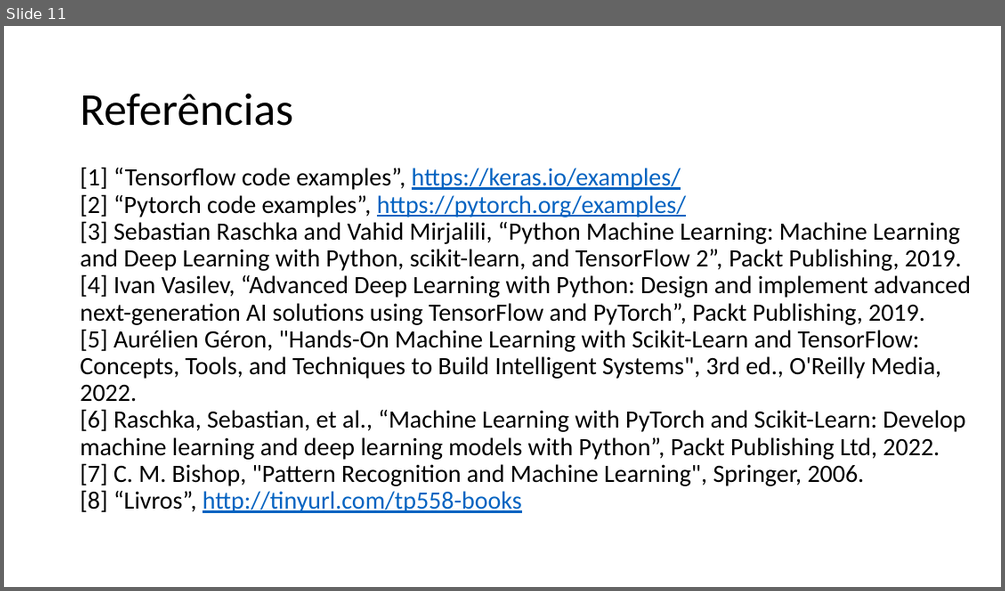
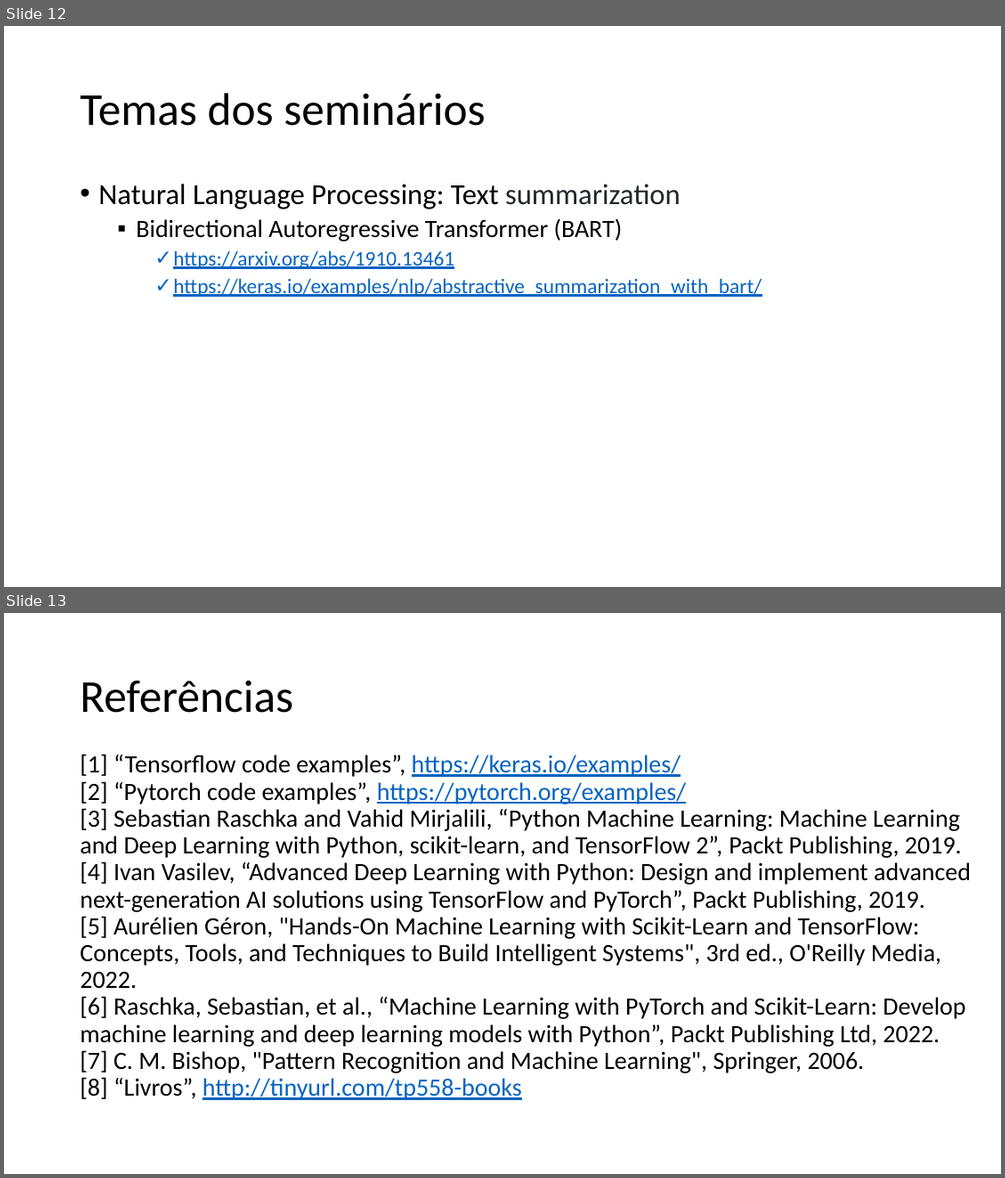
Before and after one commit to zz4fap/tp558-adv-ml, a slide deck: slides/TP558_1_Introdução_ao_curso.pptx. Shown one above the other, each under a label of ours: slide 11 before the commit, slides 12 and 13 after it. The pictures are 1005x591 and 1005x1178 pixels, drawn with LibreOffice and Linux fonts; fonts in the diff are those of the drawing. Boxes give left, top, right and bottom in pixels: in the first picture for what was removed or moved away, otherwise in the second. Text is boxed around its words. In the diff, an @@ line names an element or a change of style, - is before the commit and + after.

```diff
--- a/slides/TP558_1_Introdução_ao_curso.pptx
+++ b/slides/TP558_1_Introdução_ao_curso.pptx
@@ slide 12 added at bbox=[4, 26, 1001, 587], background #FFFFFF @@
@@ title added at bbox=[80, 93, 485, 126], 44 pt, text #000000 @@
+Temas dos seminários
@@ text added at bbox=[98, 184, 761, 297], 20 pt, text #0563C1, underline @@
+• Natural Language Processing: Text summarization
+  ▪ Bidirectional Autoregressive Transformer (BART)
+    ✓ https://arxiv.org/abs/1910.13461
+    ✓ https://keras.io/examples/nlp/abstractive_summarization_with_bart/
@@ what was slide 11 is now slide 13 @@
```
Also in this commit, not shown: 1 other slide added, 3 other files.
